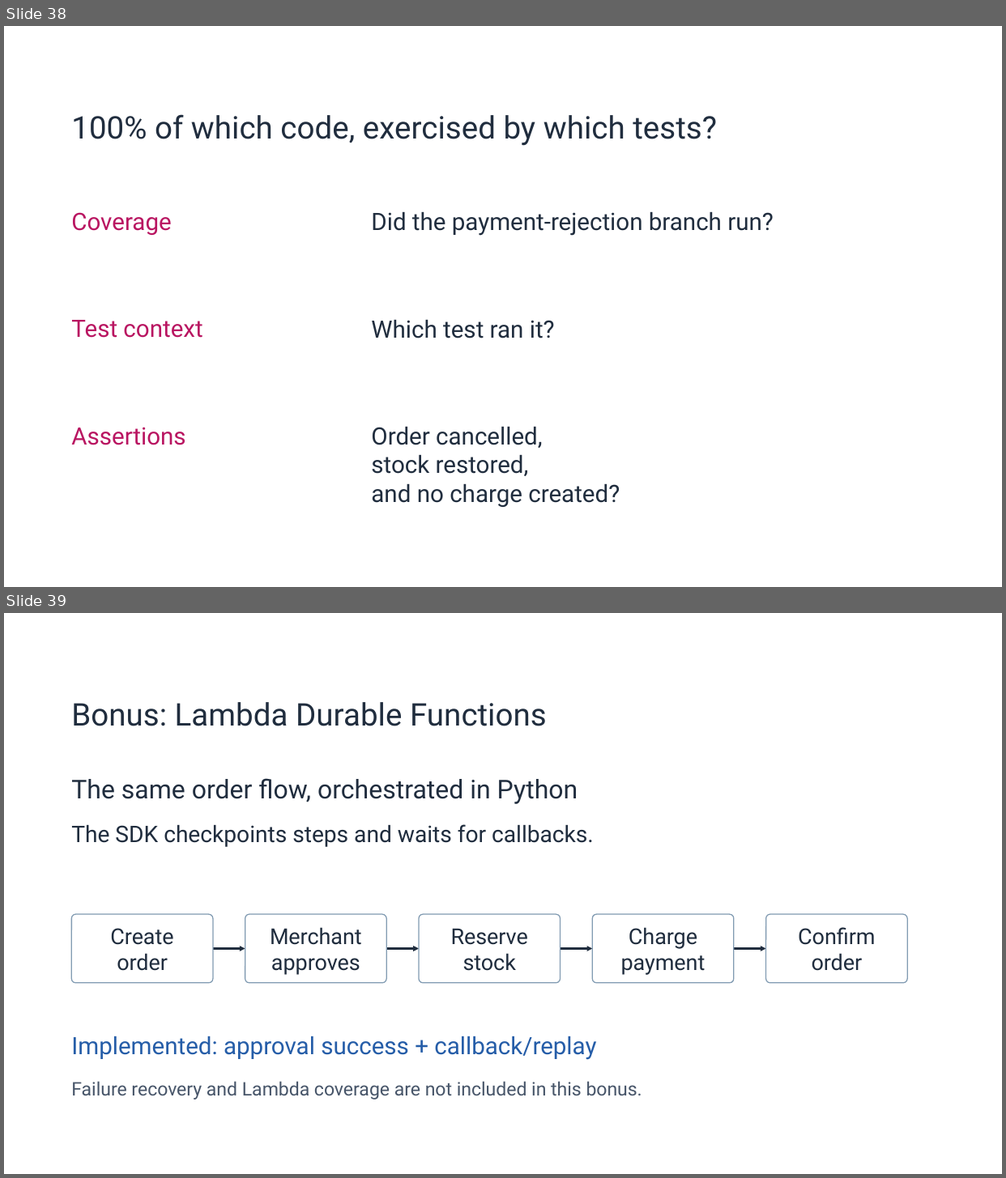
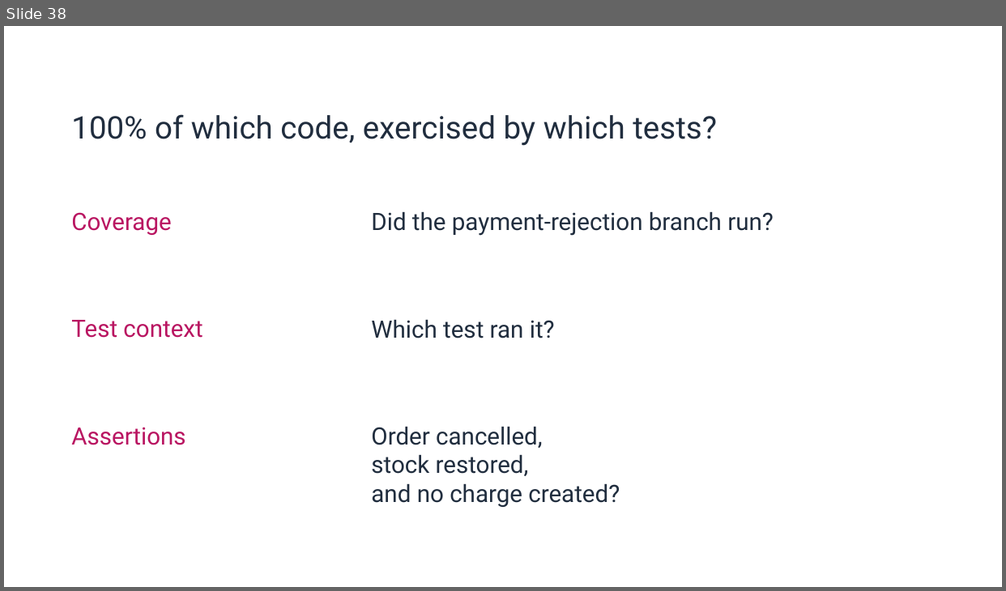
Before and after one commit to alex-au-922/aws-community-day-hk-2026-step-functions-testing, a slide deck: presentation/output/testing-python-workflows-with-floci.pptx. Shown one above the other, each under a label of ours: slides 38 and 39 before the commit, slide 38 after it. The pictures are 1006x1178 and 1006x591 pixels, drawn with LibreOffice and Linux fonts; fonts in the diff are those of the drawing; background and template pictures are left out. Boxes give left, top, right and bottom in pixels: in the first picture for what was removed or moved away, otherwise in the second. Text is boxed around its words. In the diff, an @@ line names an element or a change of style, - is before the commit and + after.

Commit message:
Expand the Durable Functions bonus for post-talk readers

```diff
--- a/presentation/output/testing-python-workflows-with-floci.pptx
+++ b/presentation/output/testing-python-workflows-with-floci.pptx
@@ slide 39 removed at <box>4,613,1002,1174</box>, background picture (left out) @@
@@ text removed at <box>71,702,547,726</box> @@
-Bonus: Lambda Durable Functions
@@ text removed at <box>71,778,578,804</box> @@
-The same order flow, orchestrated in Python
@@ text removed at <box>71,824,594,847</box> @@
-The SDK checkpoints steps and waits for callbacks.
@@ rounded rectangle removed at <box>72,914,214,983</box> @@
-Create
-order
@@ rounded rectangle removed at <box>245,914,387,983</box> @@
-Merchant
-approves
@@ rounded rectangle removed at <box>420,914,560,983</box> @@
-Reserve
-stock
@@ rounded rectangle removed at <box>593,914,735,983</box> @@
-Charge
-payment
@@ rounded rectangle removed at <box>766,914,908,983</box> @@
-Confirm
-order
@@ arrow removed from (212, 948) to (245, 948) @@
@@ arrow removed from (386, 948) to (420, 948) @@
@@ arrow removed from (560, 948) to (593, 948) @@
@@ arrow removed from (734, 948) to (766, 948) @@
@@ text removed at <box>71,1036,596,1060</box> @@
-Implemented: approval success + callback/replay
@@ text removed at <box>71,1081,642,1100</box> @@
-Failure recovery and Lambda coverage are not included in this bonus.
```
Also in this commit, not shown: 8 slides added, 3 other slides removed, 2 other files.
